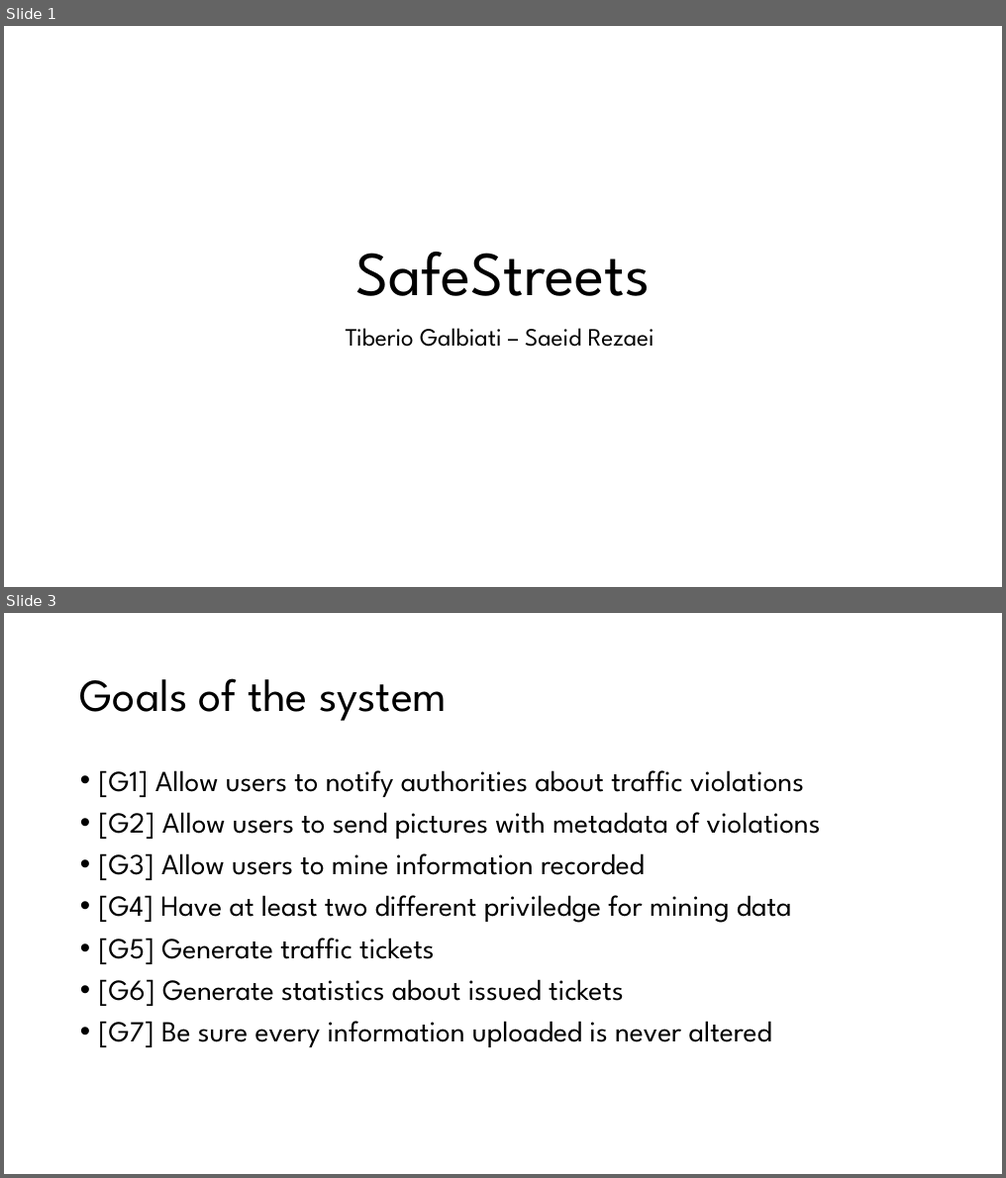
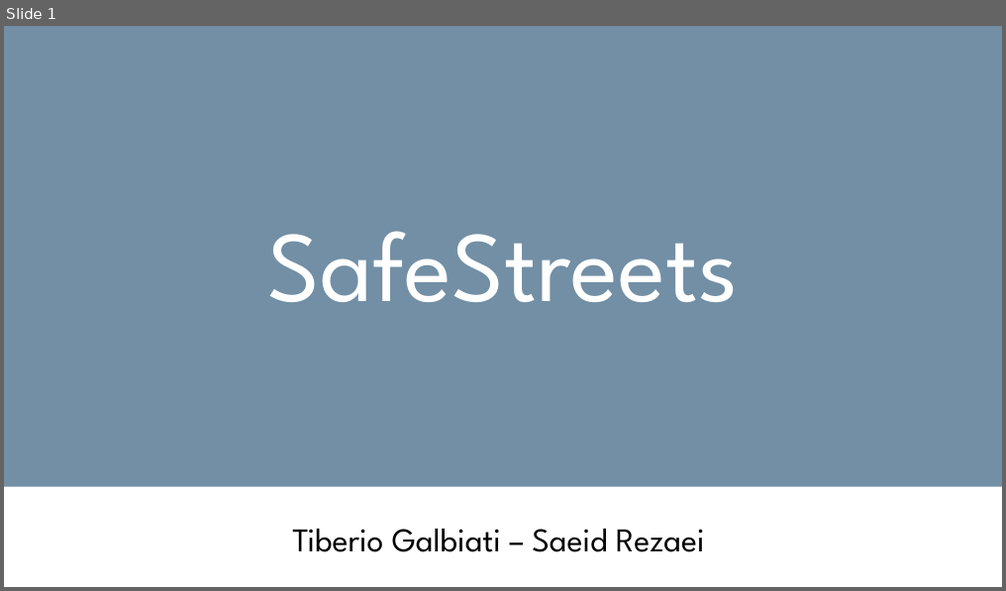
Before and after one commit to TiberioG/SoftwareEngineering2Polimi, a slide deck: Presentation1.pptx. Shown one above the other, each under a label of ours: slides 1 and 3 before the commit, slide 1 after it; the slides between them are not shown. The pictures are 1006x1178 and 1006x591 pixels, drawn with LibreOffice and Linux fonts; fonts in the diff are those of the drawing. Boxes give left, top, right and bottom in pixels: in the first picture for what was removed or moved away, otherwise in the second. Text is boxed around its words. In the diff, an @@ line names an element or a change of style, - is before the commit and + after.

```diff
--- a/Presentation1.pptx
+++ b/Presentation1.pptx
@@ slide 3 removed at (x1=4, y1=613, x2=1002, y2=1174), background #FFFFFF @@
@@ title removed at (x1=80, y1=678, x2=447, y2=721) @@
-Goals of the system
@@ text removed at (x1=99, y1=770, x2=821, y2=1048) @@
-• [G1] Allow users to notify authorities about traffic violations
-• [G2] Allow users to send pictures with metadata of violations
-• [G3] Allow users to mine information recorded
-• [G4] Have at least two different priviledge for mining data
-• [G5] Generate traffic tickets
-• [G6] Generate statistics about issued tickets
-• [G7] Be sure every information uploaded is never altered
@@ slide 1 changed as well @@
@@ rectangle added at (x1=4, y1=26, x2=1002, y2=487), fill #728FA5 @@
@@ title "SafeStreets" moved from (x1=356, y1=252, x2=650, y2=296) to (x1=268, y1=231, x2=739, y2=302) @@
@@ title "SafeStreets" at (x1=268, y1=231, x2=739, y2=302): size 60 to 96 pt, text colour #000000 to #FFFFFF @@
@@ subtitle "Tiberio Galbiati – Saeid Rezaei" moved from (x1=346, y1=328, x2=654, y2=347) to (x1=292, y1=529, x2=705, y2=553) @@
@@ subtitle "Tiberio Galbiati – Saeid Rezaei" at (x1=292, y1=529, x2=705, y2=553): size 24 to 32 pt @@
```
Also in this commit, not shown: 4 other slides changed, 9 slides added, 8 other slides removed, 2 other files.
